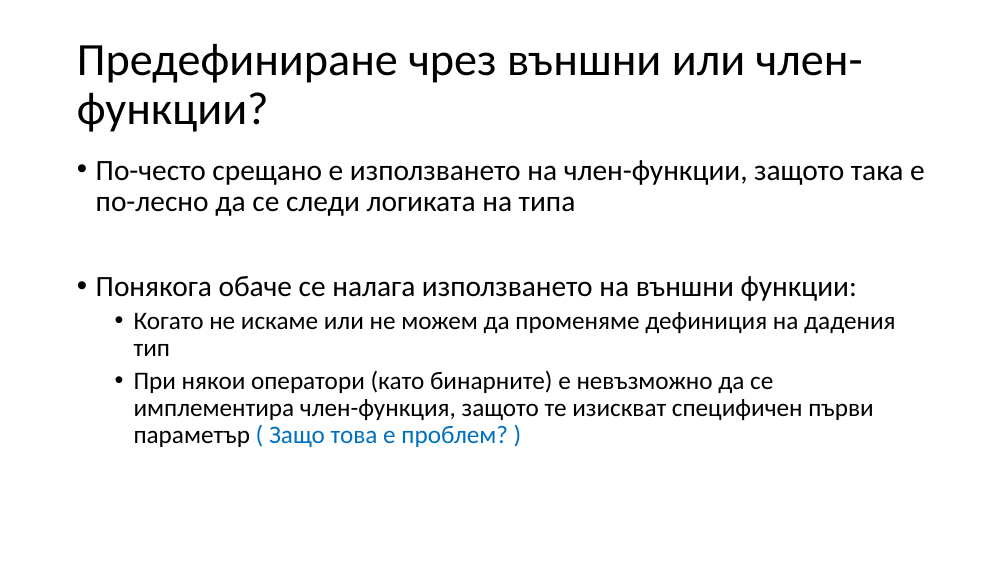
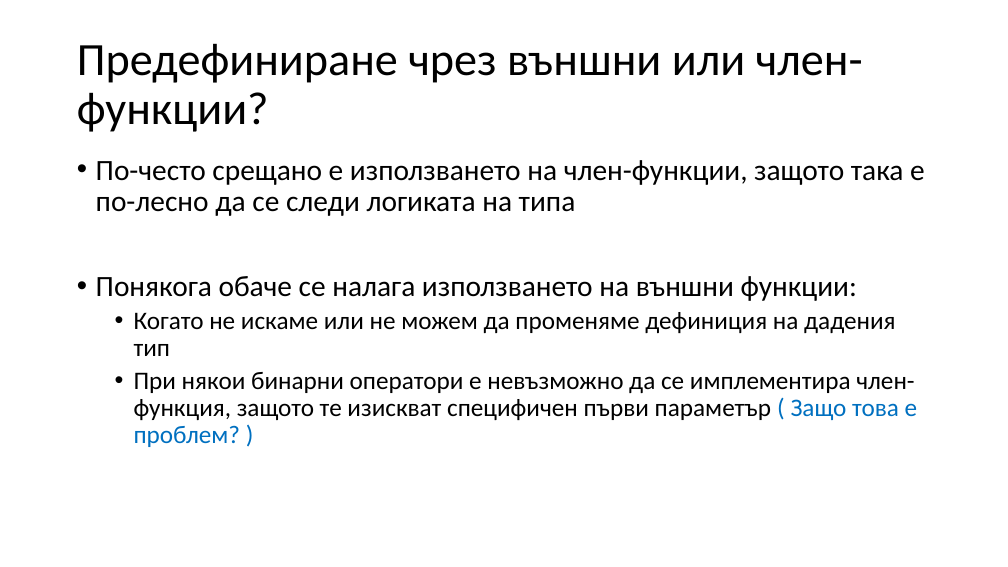
Before and after one commit to Mapmo/Uni-CPP, a slide deck: slide 27 of Object-Oriented Programming/Consultation 2/Consultation2.pptx. Drawn at 1008x567 pixels with LibreOffice and Linux fonts; fonts in the diff are those of the drawing. Boxes give left, top, right and bottom in pixels: in the first picture for what was removed or moved away, otherwise in the second. Text is boxed around its words. In the diff, an @@ line names an element or a change of style, - is before the commit and + after.

```diff
--- a/Object-Oriented Programming/Consultation 2/Consultation2.pptx
+++ b/Object-Oriented Programming/Consultation 2/Consultation2.pptx
@@ text at box(134, 372, 918, 447): text changed @@
-  • При някои оператори (като бинарните) е невъзможно да се имплементира член-функция, защото те изискват специфичен първи параметър ( Защо това е проблем? )
+  • При някои бинарни оператори е невъзможно да се имплементира член-функция, защото те изискват специфичен първи параметър ( Защо това е проблем? )
```
Also in this commit, not shown: 11 other slides changed, 1 slide removed, 2 other files.
